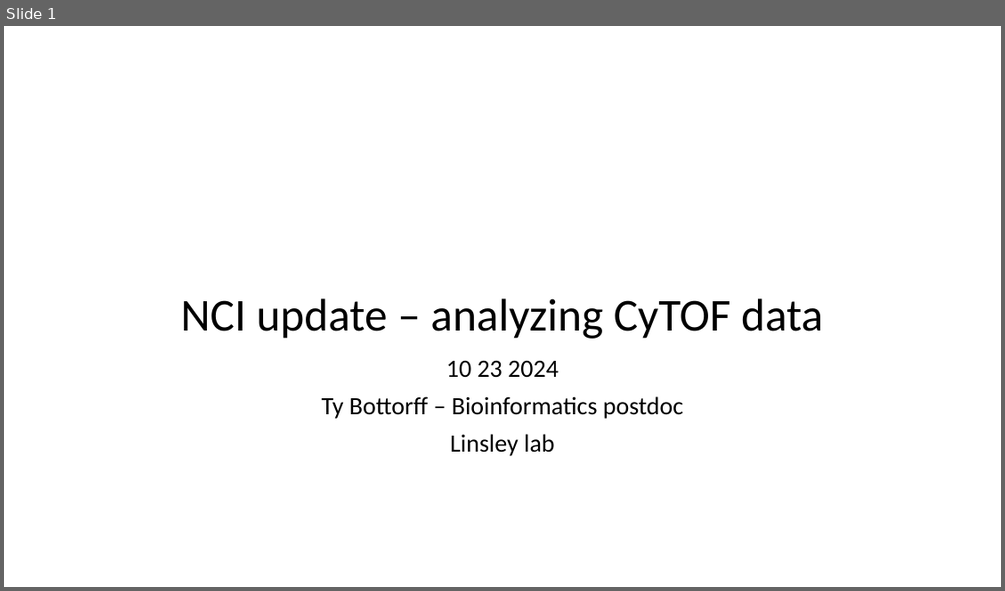
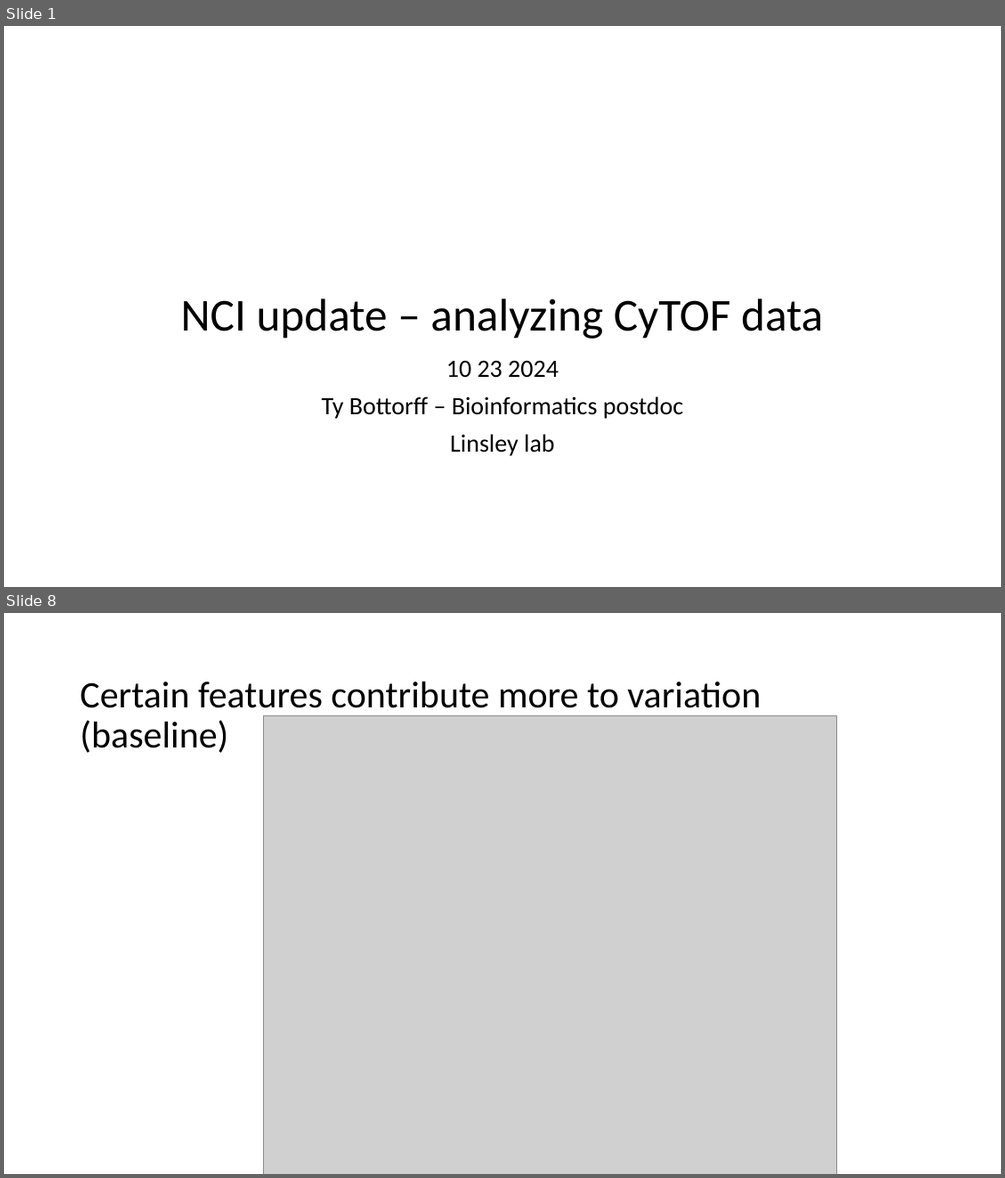
Before and after one commit to tybottorff/bottorffdocs, a slide deck: presentations/NCI_talks/2024_10_23.pptx. Shown one above the other, each under a label of ours: slide 1 before the commit, slides 1 and 8 after it; the slides between them are not shown. The pictures are 1005x591 and 1005x1178 pixels, drawn with LibreOffice and Linux fonts; fonts in the diff are those of the drawing; grey boxes stand for pictures. Boxes give left, top, right and bottom in pixels: in the first picture for what was removed or moved away, otherwise in the second. Text is boxed around its words. In the diff, an @@ line names an element or a change of style, - is before the commit and + after.

```diff
--- a/presentations/NCI_talks/2024_10_23.pptx
+++ b/presentations/NCI_talks/2024_10_23.pptx
@@ slide 8 added at [4, 613, 1001, 1174], background #FFFFFF @@
@@ title added at [80, 682, 760, 753], 36 pt, text #000000 @@
+Certain features contribute more to variation (baseline)
@@ picture added at [263, 716, 836, 1174] @@
```
Also in this commit, not shown: 6 slides changed, 1 other slide added.
